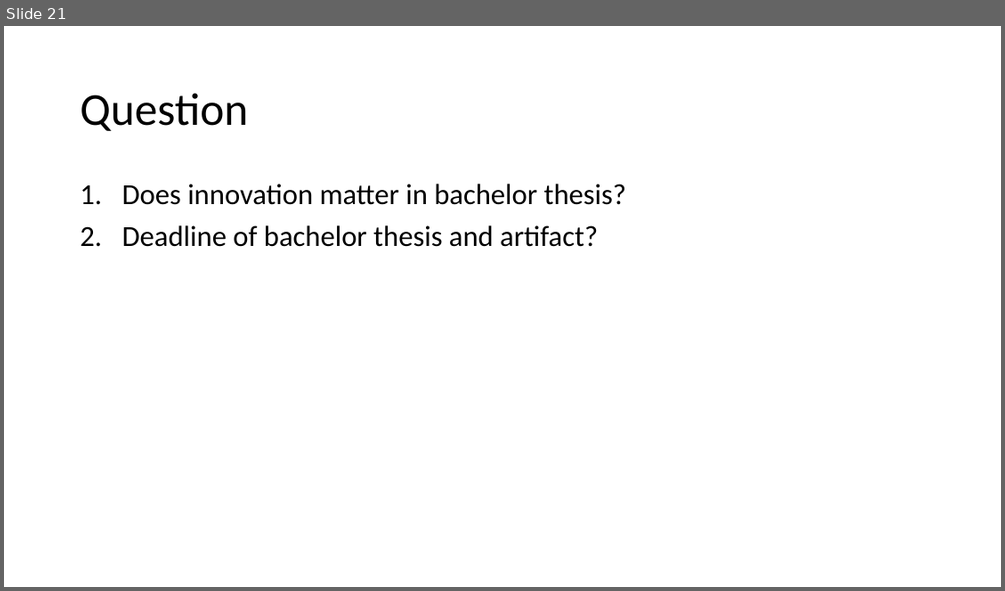
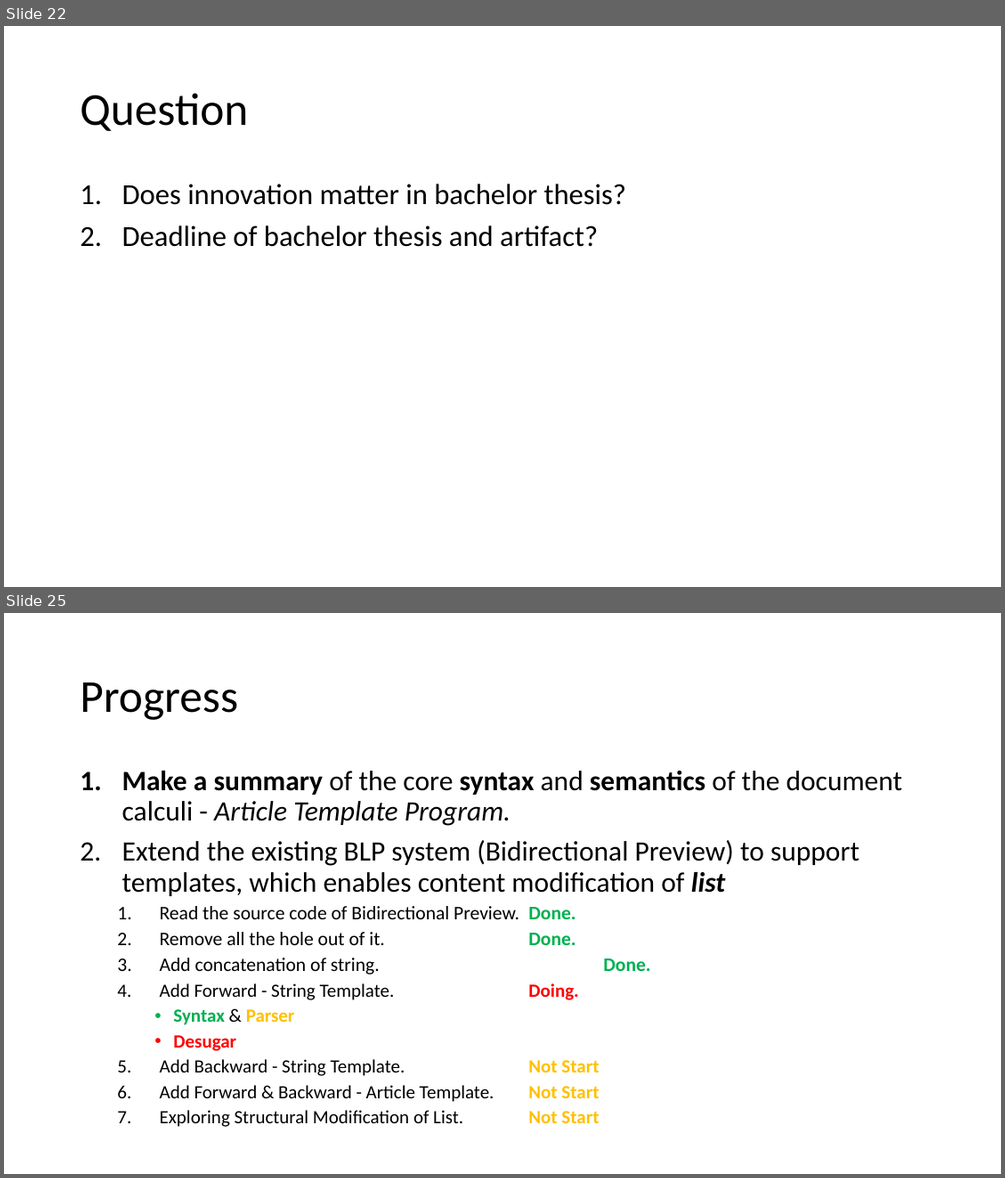
Before and after one commit to PROMISE-I/bachelor-thesis, a slide deck: 过程汇报/half-monthly-report.pptx. Shown one above the other, each under a label of ours: slide 21 before the commit, slides 22 and 25 after it; the slides between them are not shown. The pictures are 1005x591 and 1005x1178 pixels, drawn with LibreOffice and Linux fonts; fonts in the diff are those of the drawing. Boxes give left, top, right and bottom in pixels: in the first picture for what was removed or moved away, otherwise in the second. Text is boxed around its words. In the diff, an @@ line names an element or a change of style, - is before the commit and + after.

```diff
--- a/过程汇报/half-monthly-report.pptx
+++ b/过程汇报/half-monthly-report.pptx
@@ slide 25 added at (4,613,1001,1174), background #FFFFFF @@
@@ title added at (80,682,238,720), 44 pt, text #000000 @@
+Progress
@@ text added at (122,771,903,1127), 27 pt, text #000000 @@
+1. Make a summary of the core syntax and semantics of the document calculi - Article Template Program.
+2. Extend the existing BLP system (Bidirectional Preview) to support templates, which enables content modification of list
+  1. Read the source code of Bidirectional Preview. Done.
+  2. Remove all the hole out of it. Done.
+  3. Add concatenation of string. Done.
+  4. Add Forward - String Template. Doing.
+    • Syntax & Parser
+    • Desugar
+  5. Add Backward - String Template. Not Start
+  6. Add Forward & Backward - Article Template. Not Start
+  7. Exploring Structural Modification of List. Not Start
@@ what was slide 21 is now slide 22 @@
```
Also in this commit, not shown: 7 other slides added.
